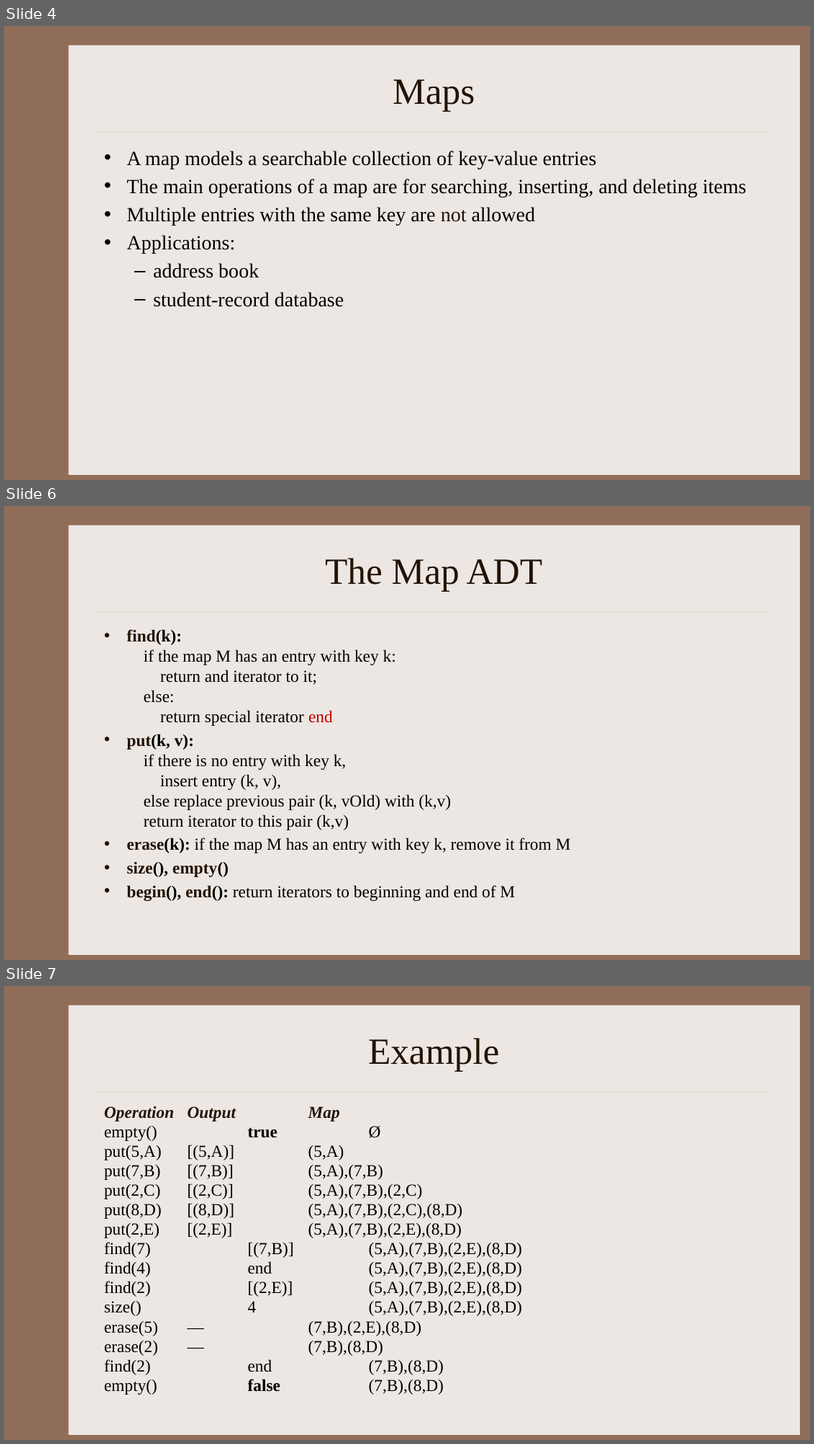
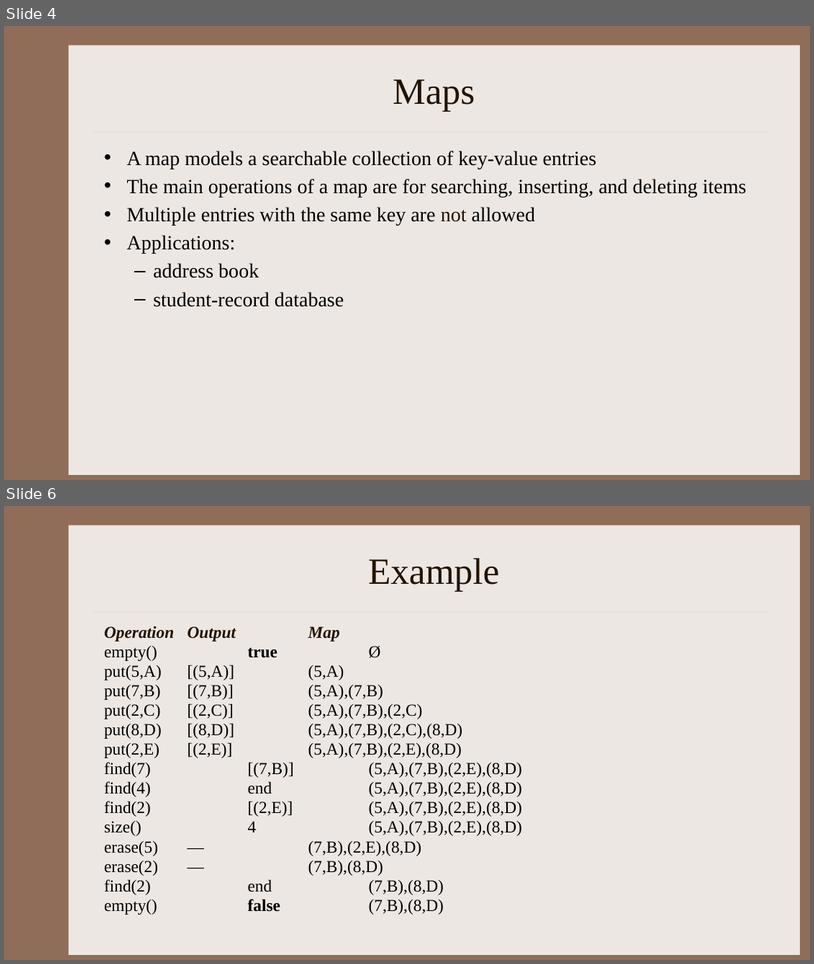
Before and after one commit to kapsitis/rbs-datastructures, a slide deck: slides/DS_Week11_01_MapsAndHashing.pptx. Shown one above the other, each under a label of ours: slides 4, 6 and 7 before the commit, slides 4 and 6 after it; the slides between them are not shown. The pictures are 814x1444 and 814x964 pixels, drawn with LibreOffice and Linux fonts; fonts in the diff are those of the drawing. Boxes give left, top, right and bottom in pixels: in the first picture for what was removed or moved away, otherwise in the second. Text is boxed around its words. In the diff, an @@ line names an element or a change of style, - is before the commit and + after.

```diff
--- a/slides/DS_Week11_01_MapsAndHashing.pptx
+++ b/slides/DS_Week11_01_MapsAndHashing.pptx
@@ slide 6 removed at bbox=[4, 506, 810, 960], background #906D58; not listed: 2 template elements that a slide beside it also shows @@
@@ title removed at bbox=[325, 558, 543, 591] @@
-The Map ADT
@@ text removed at bbox=[127, 629, 571, 901] @@
-• find(k):
-  if the map M has an entry with key k:
-  return and iterator to it;
-  else:
-  return special iterator end
-• put(k, v):
-  if there is no entry with key k,
-  insert entry (k, v),
-  else replace previous pair (k, vOld) with (k,v)
-  return iterator to this pair (k,v)
-• erase(k): if the map M has an entry with key k, remove it from M
-• size(), empty()
-• begin(), end(): return iterators to beginning and end of M
@@ what was slide 7 is now slide 6 @@
```
Also in this commit, not shown: 1 slide changed, 26 other files.
